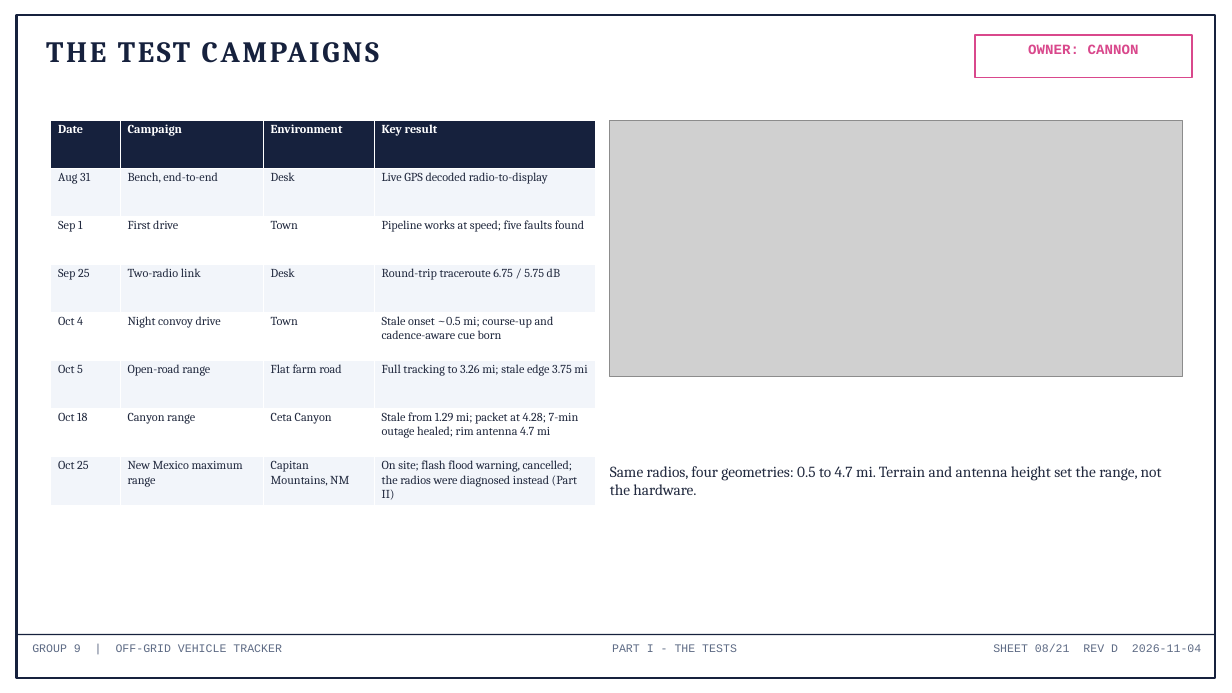
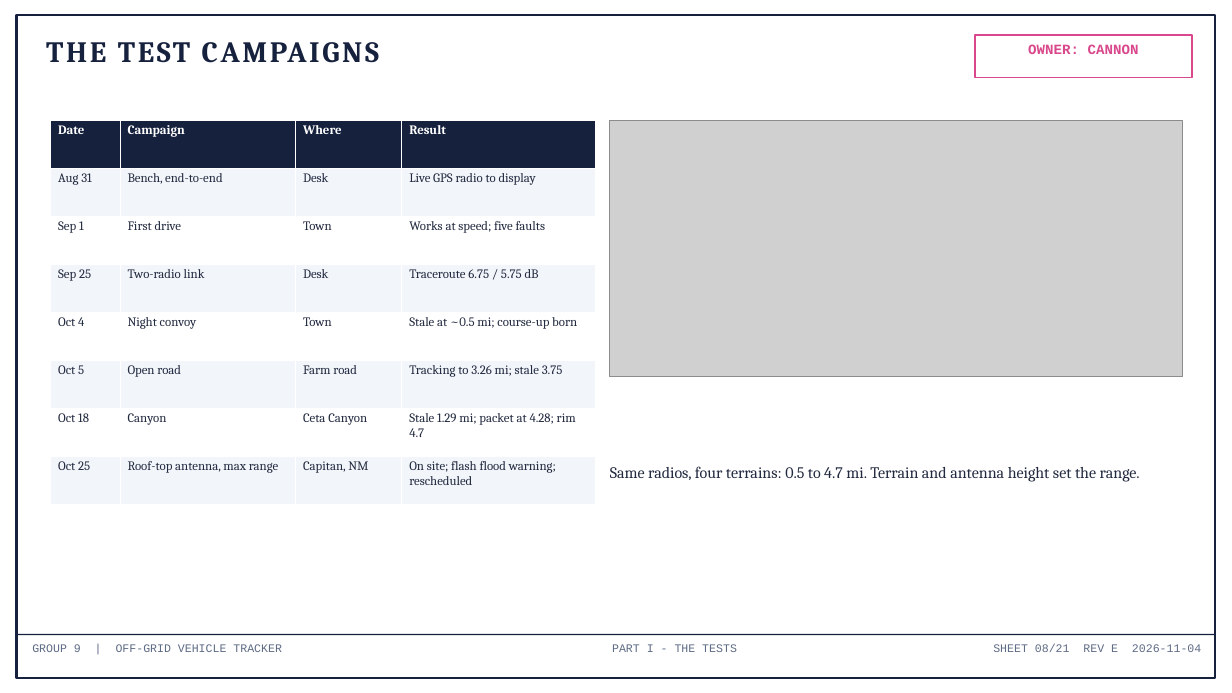
Before and after one commit to deosgracius/offgrid-vehicle-tracker, a slide deck: slide 8 of docs/presentations/Group9_Presentation.pptx. Drawn at 1232x693 pixels with LibreOffice and Linux fonts; fonts in the diff are those of the drawing; grey boxes stand for pictures. Boxes give left, top, right and bottom in pixels: in the first picture for what was removed or moved away, otherwise in the second. Text is boxed around its words. In the diff, an @@ line names an element or a change of style, - is before the commit and + after.

```diff
--- a/docs/presentations/Group9_Presentation.pptx
+++ b/docs/presentations/Group9_Presentation.pptx
@@ table at box(51, 120, 596, 505) @@
-row 1, column 3: Environment
+row 1, column 3: Where
-row 1, column 4: Key result
+row 1, column 4: Result
-row 2, column 4: Live GPS decoded radio-to-display
+row 2, column 4: Live GPS radio to display
-row 3, column 4: Pipeline works at speed; five faults found
+row 3, column 4: Works at speed; five faults
-row 4, column 4: Round-trip traceroute 6.75 / 5.75 dB
+row 4, column 4: Traceroute 6.75 / 5.75 dB
-row 5, column 2: Night convoy drive
+row 5, column 2: Night convoy
-row 5, column 4: Stale onset ~0.5 mi; course-up and cadence-aware cue born
+row 5, column 4: Stale at ~0.5 mi; course-up born
-row 6: Oct 5 | Open-road range | Flat farm road | Full tracking to 3.26 mi; stale edge 3.75 mi
+row 6: Oct 5 | Open road | Farm road | Tracking to 3.26 mi; stale 3.75
-row 7, column 2: Canyon range
+row 7, column 2: Canyon
-row 7, column 4: Stale from 1.29 mi; packet at 4.28; 7-min outage healed; rim antenna 4.7 mi
+row 7, column 4: Stale 1.29 mi; packet at 4.28; rim 4.7
-row 8: Oct 25 | New Mexico maximum range | Capitan Mountains, NM | On site; flash flood warning, cancelled; the radios were diagnosed instead (Part II)
+row 8: Oct 25 | Roof-top antenna, max range | Capitan, NM | On site; flash flood warning; rescheduled
@@ size 9.5 to 10 pt in "Date", "Campaign", "Aug 31", "Bench, end-to-end" and 13 more places @@
@@ text at box(610, 466, 1140, 482): text changed; size 12 to 12.5 pt @@
-Same radios, four geometries: 0.5 to 4.7 mi. Terrain and antenna height set the range, not the hardware.
+Same radios, four terrains: 0.5 to 4.7 mi. Terrain and antenna height set the range.
@@ text at box(993, 644, 1201, 652): text changed @@
-SHEET 08/21 REV D 2026-11-04
+SHEET 08/21 REV E 2026-11-04
```
Also in this commit, not shown: 20 other slides changed, 24 other files.
